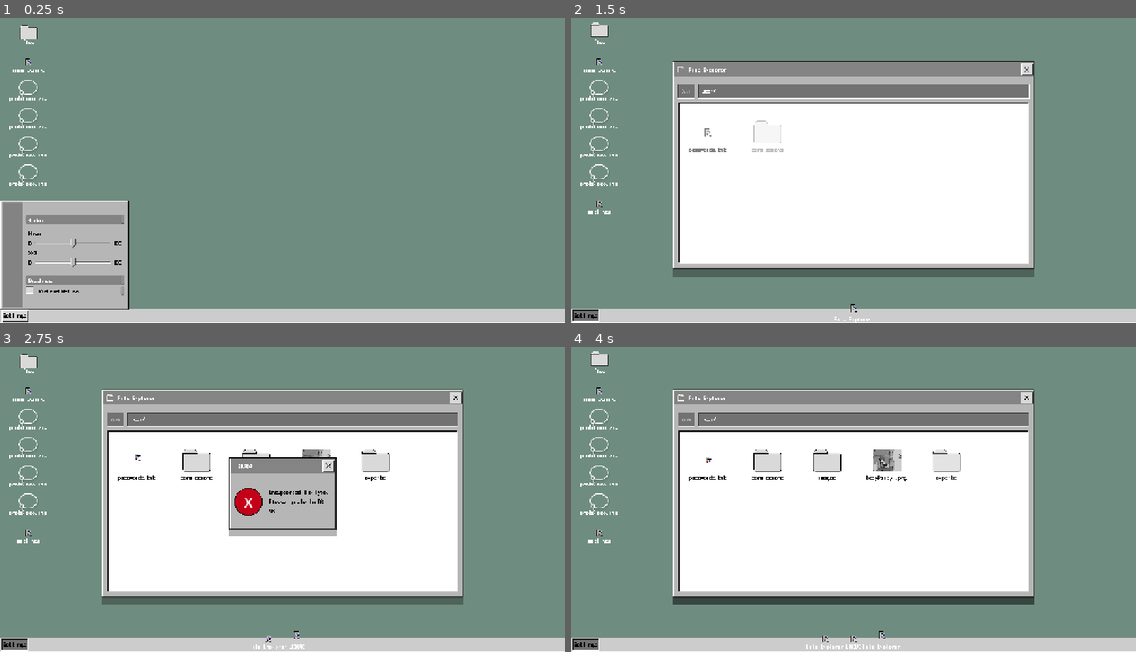
Above: before the commit, frames 1-4 (two rows, left to right).
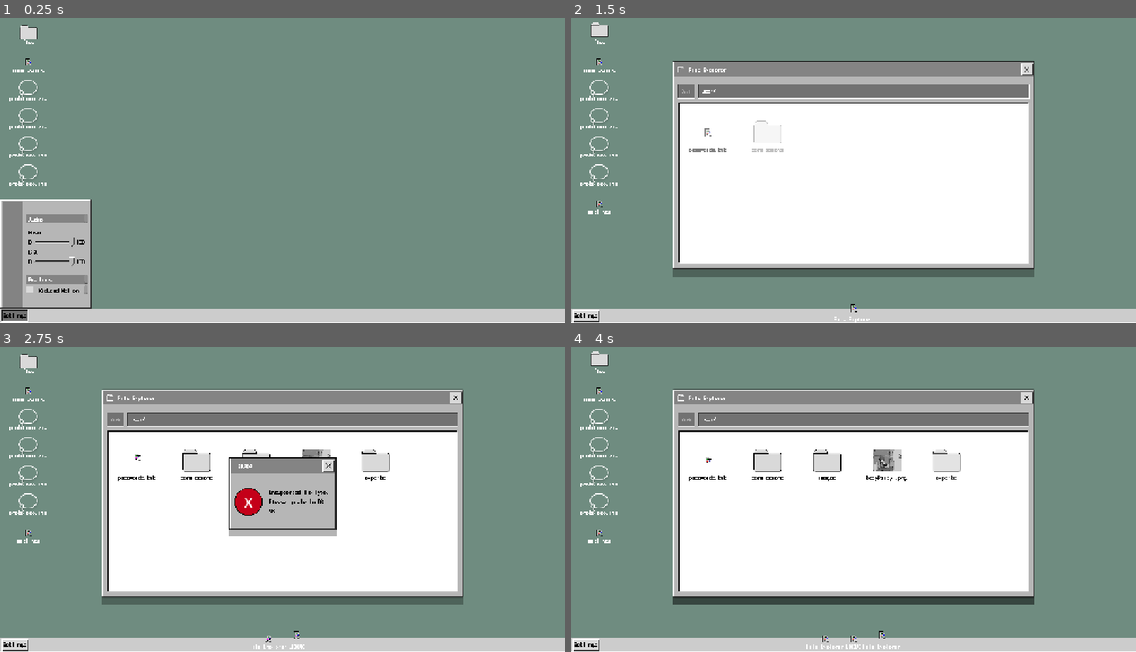
Above: after the commit, the same moments.

Repository: MunnChai/GMTKGameJam2025
Game: Godot game, scene res://game.tscn
Two runs of this game, one before a commit and one after it. Both use one fixed random seed, a clock stepped at 60 frames per second and the inputs below.
Inputs (mouse positions are in pixels of both pictures, inside the frame that each line leads up to):
- Up to frame 1 (0.25 s): no input
- Up to frame 2 (1.5 s): click "Settings" at 0.5 s; click (599, 33) at 1.27 s
- Up to frame 3 (2.75 s): click "passwords.txt" at 2 s
- Up to frame 4 (4 s): click "commissions" at 2.75 s; click (599, 362) at 3.52 s

The runs differ from the first frame. In frame 1, 3.0% of the frame differs, in the area x 0-23%, y 59-100%; in frame 2, 0.2%; in frame 3, 0.2%; in frame 4, 0.2%.

Commit message:
Make settings actually work

Diff:
--- a/game/gmtkgamejam2025/common/game_settings.gd
+++ b/game/gmtkgamejam2025/common/game_settings.gd
@@ -18,16 +18,16 @@
 ## Set setting
 ## Default to "default" category...
 static func set_setting(key: String, value: Variant, section: String = DEFAULT_CATEGORY_NAME) -> void:
-	var settings: Dictionary[String, Variant] = settings_categories.get(section, {})
+	var settings: Dictionary = settings_categories.get(section, {})
 	settings.set(key, value)
-	settings_categories.set(key, value)
+	settings_categories.set(section, settings)
 
 ## Get setting
 ## Returns default if section or key doesn't exist
-static func get_setting(key: String, value: Variant, default: Variant = null, section: String = DEFAULT_CATEGORY_NAME) -> Variant:
+static func get_setting(key: String, default: Variant = null, section: String = DEFAULT_CATEGORY_NAME) -> Variant:
 	if settings_categories.has(section):
 		if settings_categories[section].has(key):
-			return settings_categories.get(key, default)
+			return settings_categories[section].get(key, default)
 	return default
 
 ## Save EVERYTHING in settings_categories to config file
@@ -36,7 +36,7 @@
 
 	## Save each category...
 	for category: String in settings_categories.keys():
-		var settings: Dictionary[String, Variant] = settings_categories[category]
+		var settings: Dictionary = settings_categories[category]
 		for key: String in settings:
 			config.set_value(category, key, settings[key])
 
@@ -61,7 +61,7 @@
 			settings_categories.set(section, {})
 
 		## Get reference to that section
-		var settings: Dictionary[String, Variant] = settings_categories[section]
+		var settings: Dictionary = settings_categories[section]
 
 		## Load key-values into there...
 		for key: String in config.get_section_keys(section):
--- a/game/gmtkgamejam2025/desktop/task_bar/settings/settings_panel.gd
+++ b/game/gmtkgamejam2025/desktop/task_bar/settings/settings_panel.gd
@@ -5,16 +5,43 @@
 @onready var sound_slider: HSlider = %SoundSlider
 @onready var reduced_motion_box: CheckBox = %ReducedMotionBox
 
+const MUSIC_BUS := &"Music"
+const SFX_BUS := &"SFX"
+
+var ready_done := false
+
 func _ready() -> void:
 	music_slider.value_changed.connect(_on_music_value_changed)
 	sound_slider.value_changed.connect(_on_sound_value_changed)
 	reduced_motion_box.toggled.connect(_on_motion_box_checked)
 
+	GameSettings.load_from_config()
+	music_slider.value = GameSettings.get_setting("music_volume", 1.0, "audio")
+	sound_slider.value = GameSettings.get_setting("sound_volume", 1.0, "audio")
+	reduced_motion_box.button_pressed = GameSettings.get_setting("reduced_motion", false, "graphics")
+
+	ready_done = true
+
 func _on_music_value_changed(value: float) -> void:
-	pass
+	GameSettings.set_setting("music_volume", value, "audio")
+	GameSettings.save_to_config()
+
+	var bus_index = AudioServer.get_bus_index(MUSIC_BUS)
+	AudioServer.set_bus_volume_db(bus_index, linear_to_db(value))
+
+	if ready_done:
+		pass ## Play click sfx
 
 func _on_sound_value_changed(value: float) -> void:
-	pass
+	GameSettings.set_setting("sound_volume", value, "audio")
+	GameSettings.save_to_config()
+
+	var bus_index = AudioServer.get_bus_index(SFX_BUS)
+	AudioServer.set_bus_volume_db(bus_index, linear_to_db(value))
+
+	if ready_done:
+		pass ## Play click sfx, juice
 
 func _on_motion_box_checked(is_toggled: bool) -> void:
-	pass
+	GameSettings.set_setting("reduced_motion", is_toggled, "graphics")
+	GameSettings.save_to_config()
--- a/game/gmtkgamejam2025/desktop/task_bar/task_bar.tscn
+++ b/game/gmtkgamejam2025/desktop/task_bar/task_bar.tscn
@@ -16,6 +16,8 @@
 
 [sub_resource type="StyleBoxEmpty" id="StyleBoxEmpty_e36ol"]
 
+[sub_resource type="StyleBoxEmpty" id="StyleBoxEmpty_wkn24"]
+
 [sub_resource type="AtlasTexture" id="AtlasTexture_l2703"]
 atlas = ExtResource("8_ihqlt")
 region = Rect2(0, 0, 13, 22)
@@ -28,6 +30,16 @@
 content_margin_bottom = 2.0
 texture = ExtResource("9_lkoye")
 
+[sub_resource type="StyleBoxEmpty" id="StyleBoxEmpty_2nwwg"]
+
+[sub_resource type="StyleBoxEmpty" id="StyleBoxEmpty_1xlmu"]
+
+[sub_resource type="StyleBoxEmpty" id="StyleBoxEmpty_h0rgq"]
+
+[sub_resource type="StyleBoxEmpty" id="StyleBoxEmpty_gw0l0"]
+
+[sub_resource type="StyleBoxEmpty" id="StyleBoxEmpty_hrdv3"]
+
 [sub_resource type="StyleBoxEmpty" id="StyleBoxEmpty_gsjrs"]
 
 [sub_resource type="StyleBoxEmpty" id="StyleBoxEmpty_okagq"]
@@ -54,6 +66,251 @@
 layout_mode = 3
 anchors_preset = 0
 script = ExtResource("1_jxr6l")
+
+[node name="SettingsPivot" type="Control" parent="."]
+anchors_preset = 0
+offset_left = -640.0
+offset_top = -32.0
+offset_right = -640.0
+offset_bottom = -32.0
+
+[node name="SettingsPanel" type="PanelContainer" parent="SettingsPivot"]
+unique_name_in_owner = true
+layout_mode = 1
+anchors_preset = 7
+anchor_left = 0.5
+anchor_top = 1.0
+anchor_right = 0.5
+anchor_bottom = 1.0
+offset_top = -245.0
+offset_right = 208.0
+grow_horizontal = 2
+grow_vertical = 0
+theme_override_styles/panel = SubResource("StyleBoxEmpty_e36ol")
+script = ExtResource("7_okagq")
+
+[node name="NinePatchRect" type="NinePatchRect" parent="SettingsPivot/SettingsPanel"]
+layout_mode = 2
+texture = ExtResource("6_j88fw")
+patch_margin_left = 4
+patch_margin_top = 4
+patch_margin_right = 4
+patch_margin_bottom = 4
+
+[node name="HBoxContainer" type="HBoxContainer" parent="SettingsPivot/SettingsPanel"]
+layout_mode = 2
+theme_override_constants/separation = 0
+
+[node name="MarginContainer2" type="MarginContainer" parent="SettingsPivot/SettingsPanel/HBoxContainer"]
+custom_minimum_size = Vector2(50, 0)
+layout_mode = 2
+theme_override_constants/margin_left = 4
+theme_override_constants/margin_top = 4
+theme_override_constants/margin_right = 0
+theme_override_constants/margin_bottom = 5
+
+[node name="NinePatchRect" type="NinePatchRect" parent="SettingsPivot/SettingsPanel/HBoxContainer/MarginContainer2"]
+layout_mode = 2
+texture = ExtResource("7_e36ol")
+region_rect = Rect2(0, 0, 53, 53)
+patch_margin_left = 4
+patch_margin_top = 4
+patch_margin_right = 4
+patch_margin_bottom = 4
+
+[node name="MarginContainer" type="MarginContainer" parent="SettingsPivot/SettingsPanel/HBoxContainer"]
+layout_mode = 2
+size_flags_horizontal = 3
+theme_override_constants/margin_left = 8
+theme_override_constants/margin_top = 10
+theme_override_constants/margin_right = 10
+theme_override_constants/margin_bottom = 10
+
+[node name="VBoxContainer" type="VBoxContainer" parent="SettingsPivot/SettingsPanel/HBoxContainer/MarginContainer"]
+layout_mode = 2
+alignment = 2
+
+[node name="Control" type="Control" parent="SettingsPivot/SettingsPanel/HBoxContainer/MarginContainer/VBoxContainer"]
+custom_minimum_size = Vector2(0, 20)
+layout_mode = 2
+
+[node name="PanelContainer" type="PanelContainer" parent="SettingsPivot/SettingsPanel/HBoxContainer/MarginContainer/VBoxContainer"]
+custom_minimum_size = Vector2(0, 20)
+layout_mode = 2
+theme_override_styles/panel = SubResource("StyleBoxEmpty_wkn24")
+
+[node name="NinePatchRect" type="NinePatchRect" parent="SettingsPivot/SettingsPanel/HBoxContainer/MarginContainer/VBoxContainer/PanelContainer"]
+layout_mode = 2
+texture = ExtResource("7_e36ol")
+
+[node name="RichTextLabel" type="RichTextLabel" parent="SettingsPivot/SettingsPanel/HBoxContainer/MarginContainer/VBoxContainer/PanelContainer"]
+layout_mode = 2
+theme = ExtResource("5_e36ol")
+text = " Audio"
+vertical_alignment = 1
+
+[node name="MarginContainer" type="MarginContainer" parent="SettingsPivot/SettingsPanel/HBoxContainer/MarginContainer/VBoxContainer"]
+layout_mode = 2
+theme_override_constants/margin_left = 6
+theme_override_constants/margin_top = 6
+theme_override_constants/margin_right = 6
+theme_override_constants/margin_bottom = 6
+
+[node name="VBoxContainer" type="VBoxContainer" parent="SettingsPivot/SettingsPanel/HBoxContainer/MarginContainer/VBoxContainer/MarginContainer"]
+layout_mode = 2
+theme_override_constants/separation = 0
+
+[node name="RichTextLabel" type="RichTextLabel" parent="SettingsPivot/SettingsPanel/HBoxContainer/MarginContainer/VBoxContainer/MarginContainer/VBoxContainer"]
+layout_mode = 2
+theme = ExtResource("5_e36ol")
+theme_override_colors/default_color = Color(0, 0, 0, 1)
+text = "Music"
+fit_content = true
+
+[node name="HBoxContainer" type="HBoxContainer" parent="SettingsPivot/SettingsPanel/HBoxContainer/MarginContainer/VBoxContainer/MarginContainer/VBoxContainer"]
+layout_mode = 2
+
+[node name="RichTextLabel2" type="RichTextLabel" parent="SettingsPivot/SettingsPanel/HBoxContainer/MarginContainer/VBoxContainer/MarginContainer/VBoxContainer/HBoxContainer"]
+custom_minimum_size = Vector2(10, 0)
+layout_mode = 2
+size_flags_horizontal = 0
+theme = ExtResource("5_e36ol")
+theme_override_colors/default_color = Color(0, 0, 0, 1)
+text = "0"
+fit_content = true
+vertical_alignment = 1
+
+[node name="MusicSlider" type="HSlider" parent="SettingsPivot/SettingsPanel/HBoxContainer/MarginContainer/VBoxContainer/MarginContainer/VBoxContainer/HBoxContainer"]
+unique_name_in_owner = true
+custom_minimum_size = Vector2(90, 0)
+layout_mode = 2
+size_flags_horizontal = 3
+mouse_default_cursor_shape = 2
+theme_override_icons/grabber = SubResource("AtlasTexture_l2703")
+theme_override_icons/grabber_highlight = ExtResource("8_ihqlt")
+theme_override_icons/grabber_disabled = ExtResource("8_ihqlt")
+theme_override_styles/slider = SubResource("StyleBoxTexture_rs76a")
+theme_override_styles/grabber_area = SubResource("StyleBoxEmpty_2nwwg")
+theme_override_styles/grabber_area_highlight = SubResource("StyleBoxEmpty_1xlmu")
+max_value = 1.0
+step = 0.1
+value = 0.5
+
+[node name="RichTextLabel3" type="RichTextLabel" parent="SettingsPivot/SettingsPanel/HBoxContainer/MarginContainer/VBoxContainer/MarginContainer/VBoxContainer/HBoxContainer"]
+custom_minimum_size = Vector2(20, 0)
+layout_mode = 2
+size_flags_horizontal = 0
+theme = ExtResource("5_e36ol")
+theme_override_colors/default_color = Color(0, 0, 0, 1)
+text = "100"
+fit_content = true
+horizontal_alignment = 2
+vertical_alignment = 1
+
+[node name="RichTextLabel2" type="RichTextLabel" parent="SettingsPivot/SettingsPanel/HBoxContainer/MarginContainer/VBoxContainer/MarginContainer/VBoxContainer"]
+layout_mode = 2
+theme = ExtResource("5_e36ol")
+theme_override_colors/default_color = Color(0, 0, 0, 1)
+text = "SFX"
+fit_content = true
+
+[node name="HBoxContainer2" type="HBoxContainer" parent="SettingsPivot/SettingsPanel/HBoxContainer/MarginContainer/VBoxContainer/MarginContainer/VBoxContainer"]
+layout_mode = 2
+
+[node name="RichTextLabel2" type="RichTextLabel" parent="SettingsPivot/SettingsPanel/HBoxContainer/MarginContainer/VBoxContainer/MarginContainer/VBoxContainer/HBoxContainer2"]
+custom_minimum_size = Vector2(10, 0)
+layout_mode = 2
+size_flags_horizontal = 0
+theme = ExtResource("5_e36ol")
+theme_override_colors/default_color = Color(0, 0, 0, 1)
+text = "0"
+fit_content = true
+vertical_alignment = 1
+
+[node name="SoundSlider" type="HSlider" parent="SettingsPivot/SettingsPanel/HBoxContainer/MarginContainer/VBoxContainer/MarginContainer/VBoxContainer/HBoxContainer2"]
+unique_name_in_owner = true
+custom_minimum_size = Vector2(90, 0)
+layout_mode = 2
+size_flags_horizontal = 3
+mouse_default_cursor_shape = 2
+theme_override_icons/grabber = SubResource("AtlasTexture_l2703")
+theme_override_icons/grabber_highlight = ExtResource("8_ihqlt")
+theme_override_icons/grabber_disabled = ExtResource("8_ihqlt")
+theme_override_styles/slider = SubResource("StyleBoxTexture_rs76a")
+theme_override_styles/grabber_area = SubResource("StyleBoxEmpty_h0rgq")
+theme_override_styles/grabber_area_highlight = SubResource("StyleBoxEmpty_gw0l0")
+max_value = 1.0
+step = 0.1
+value = 0.5
+
+[node name="RichTextLabel3" type="RichTextLabel" parent="SettingsPivot/SettingsPanel/HBoxContainer/MarginContainer/VBoxContainer/MarginContainer/VBoxContainer/HBoxContainer2"]
+custom_minimum_size = Vector2(20, 0)
+layout_mode = 2
+size_flags_horizontal = 0
+theme = ExtResource("5_e36ol")
+theme_override_colors/default_color = Color(0, 0, 0, 1)
+text = "100"
+fit_content = true
+horizontal_alignment = 2
+vertical_alignment = 1
+
+[node name="Control2" type="Control" parent="SettingsPivot/SettingsPanel/HBoxContainer/MarginContainer/VBoxContainer"]
+custom_minimum_size = Vector2(0, 5)
+layout_mode = 2
+
+[node name="PanelContainer2" type="PanelContainer" parent="SettingsPivot/SettingsPanel/HBoxContainer/MarginContainer/VBoxContainer"]
+custom_minimum_size = Vector2(0, 20)
+layout_mode = 2
+theme_override_styles/panel = SubResource("StyleBoxEmpty_hrdv3")
+
+[node name="NinePatchRect" type="NinePatchRect" parent="SettingsPivot/SettingsPanel/HBoxContainer/MarginContainer/VBoxContainer/PanelContainer2"]
+layout_mode = 2
+texture = ExtResource("7_e36ol")
+
+[node name="RichTextLabel" type="RichTextLabel" parent="SettingsPivot/SettingsPanel/HBoxContainer/MarginContainer/VBoxContainer/PanelContainer2"]
+layout_mode = 2
+theme = ExtResource("5_e36ol")
+text = " Graphics"
+vertical_alignment = 1
+
+[node name="MarginContainer2" type="MarginContainer" parent="SettingsPivot/SettingsPanel/HBoxContainer/MarginContainer/VBoxContainer"]
+layout_mode = 2
+
+[node name="HBoxContainer" type="HBoxContainer" parent="SettingsPivot/SettingsPanel/HBoxContainer/MarginContainer/VBoxContainer/MarginContainer2"]
+layout_mode = 2
+
+[node name="ReducedMotionBox" type="CheckBox" parent="SettingsPivot/SettingsPanel/HBoxContainer/MarginContainer/VBoxContainer/MarginContainer2/HBoxContainer"]
+unique_name_in_owner = true
+custom_minimum_size = Vector2(25, 20)
+layout_mode = 2
+size_flags_horizontal = 0
+size_flags_vertical = 0
+mouse_default_cursor_shape = 2
+theme_override_styles/focus = SubResource("StyleBoxEmpty_gsjrs")
+theme_override_styles/disabled_mirrored = SubResource("StyleBoxEmpty_okagq")
+theme_override_styles/disabled = SubResource("StyleBoxEmpty_s3o61")
+theme_override_styles/hover_pressed_mirrored = SubResource("StyleBoxEmpty_v7534")
+theme_override_styles/hover_pressed = SubResource("StyleBoxEmpty_oh1e8")
+theme_override_styles/hover_mirrored = SubResource("StyleBoxEmpty_6x3ky")
+theme_override_styles/hover = SubResource("StyleBoxEmpty_71anq")
+theme_override_styles/pressed_mirrored = SubResource("StyleBoxEmpty_6keot")
+theme_override_styles/pressed = SubResource("StyleBoxEmpty_60kok")
+theme_override_styles/normal_mirrored = SubResource("StyleBoxEmpty_lgjit")
+theme_override_styles/normal = SubResource("StyleBoxEmpty_p55qj")
+theme_override_icons/checked = ExtResource("10_l2703")
+theme_override_icons/unchecked = ExtResource("11_rs76a")
+icon_alignment = 1
+
+[node name="RichTextLabel" type="RichTextLabel" parent="SettingsPivot/SettingsPanel/HBoxContainer/MarginContainer/VBoxContainer/MarginContainer2/HBoxContainer"]
+layout_mode = 2
+size_flags_horizontal = 3
+theme = ExtResource("5_e36ol")
+theme_override_colors/default_color = Color(0, 0, 0, 1)
+text = "Reduced Motion"
+
+[node name="Control3" type="Control" parent="SettingsPivot/SettingsPanel/HBoxContainer/MarginContainer/VBoxContainer"]
+custom_minimum_size = Vector2(0, 20)
+layout_mode = 2
 
 [node name="TaskBarTexture" type="TextureRect" parent="."]
 layout_mode = 1
@@ -78,8 +335,8 @@
 offset_right = -577.0
 offset_bottom = -3.0
 toggle_mode = true
-texture_normal = ExtResource("3_e7cxb")
-texture_pressed = ExtResource("4_j88fw")
+texture_normal = ExtResource("4_j88fw")
+texture_pressed = ExtResource("3_e7cxb")
 stretch_mode = 0
 script = ExtResource("5_gsjrs")
 
@@ -94,223 +351,3 @@
 text = "Settings"
 horizontal_alignment = 1
 vertical_alignment = 1
-
-[node name="SettingsPanel" type="PanelContainer" parent="SettingsButton"]
-unique_name_in_owner = true
-layout_mode = 0
-offset_left = -2.0
-offset_top = -248.0
-offset_right = 289.0
-offset_bottom = -3.0
-theme_override_styles/panel = SubResource("StyleBoxEmpty_e36ol")
-script = ExtResource("7_okagq")
-
-[node name="NinePatchRect" type="NinePatchRect" parent="SettingsButton/SettingsPanel"]
-layout_mode = 2
-texture = ExtResource("6_j88fw")
-patch_margin_left = 4
-patch_margin_top = 4
-patch_margin_right = 4
-patch_margin_bottom = 4
-
-[node name="HBoxContainer" type="HBoxContainer" parent="SettingsButton/SettingsPanel"]
-layout_mode = 2
-theme_override_constants/separation = 0
-
-[node name="MarginContainer2" type="MarginContainer" parent="SettingsButton/SettingsPanel/HBoxContainer"]
-custom_minimum_size = Vector2(50, 0)
-layout_mode = 2
-theme_override_constants/margin_left = 4
-theme_override_constants/margin_top = 4
-theme_override_constants/margin_right = 0
-theme_override_constants/margin_bottom = 5
-
-[node name="NinePatchRect" type="NinePatchRect" parent="SettingsButton/SettingsPanel/HBoxContainer/MarginContainer2"]
-layout_mode = 2
-texture = ExtResource("7_e36ol")
-region_rect = Rect2(0, 0, 53, 53)
-patch_margin_left = 4
-patch_margin_top = 4
-patch_margin_right = 4
-patch_margin_bottom = 4
-
-[node name="MarginContainer" type="MarginContainer" parent="SettingsButton/SettingsPanel/HBoxContainer"]
-layout_mode = 2
-size_flags_horizontal = 3
-theme_override_constants/margin_left = 8
-theme_override_constants/margin_top = 10
-theme_override_constants/margin_right = 10
-theme_override_constants/margin_bottom = 10
-
-[node name="VBoxContainer" type="VBoxContainer" parent="SettingsButton/SettingsPanel/HBoxContainer/MarginContainer"]
-layout_mode = 2
-alignment = 2
-
-[node name="Control" type="Control" parent="SettingsButton/SettingsPanel/HBoxContainer/MarginContainer/VBoxContainer"]
-custom_minimum_size = Vector2(0, 20)
-layout_mode = 2
-
-[node name="PanelContainer" type="PanelContainer" parent="SettingsButton/SettingsPanel/HBoxContainer/MarginContainer/VBoxContainer"]
-custom_minimum_size = Vector2(0, 20)
-layout_mode = 2
-
-[node name="NinePatchRect" type="NinePatchRect" parent="SettingsButton/SettingsPanel/HBoxContainer/MarginContainer/VBoxContainer/PanelContainer"]
-layout_mode = 2
-texture = ExtResource("7_e36ol")
-
-[node name="RichTextLabel" type="RichTextLabel" parent="SettingsButton/SettingsPanel/HBoxContainer/MarginContainer/VBoxContainer/PanelContainer"]
-layout_mode = 2
-theme = ExtResource("5_e36ol")
-text = " Audio"
-vertical_alignment = 1
-
-[node name="MarginContainer" type="MarginContainer" parent="SettingsButton/SettingsPanel/HBoxContainer/MarginContainer/VBoxContainer"]
-layout_mode = 2
-theme_override_constants/margin_left = 6
-theme_override_constants/margin_top = 6
-theme_override_constants/margin_right = 6
-theme_override_constants/margin_bottom = 6
-
-[node name="VBoxContainer" type="VBoxContainer" parent="SettingsButton/SettingsPanel/HBoxContainer/MarginContainer/VBoxContainer/MarginContainer"]
-layout_mode = 2
-theme_override_constants/separation = 0
-
-[node name="RichTextLabel" type="RichTextLabel" parent="SettingsButton/SettingsPanel/HBoxContainer/MarginContainer/VBoxContainer/MarginContainer/VBoxContainer"]
-layout_mode = 2
-theme = ExtResource("5_e36ol")
-theme_override_colors/default_color = Color(0, 0, 0, 1)
-text = "Music"
-fit_content = true
-
-[node name="HBoxContainer" type="HBoxContainer" parent="SettingsButton/SettingsPanel/HBoxContainer/MarginContainer/VBoxContainer/MarginContainer/VBoxContainer"]
-layout_mode = 2
-
-[node name="RichTextLabel2" type="RichTextLabel" parent="SettingsButton/SettingsPanel/HBoxContainer/MarginContainer/VBoxContainer/MarginContainer/VBoxContainer/HBoxContainer"]
-custom_minimum_size = Vector2(10, 0)
-layout_mode = 2
-size_flags_horizontal = 0
-theme = ExtResource("5_e36ol")
-theme_override_colors/default_color = Color(0, 0, 0, 1)
-text = "0"
-fit_content = true
-vertical_alignment = 1
-
-[node name="MusicSlider" type="HSlider" parent="SettingsButton/SettingsPanel/HBoxContainer/MarginContainer/VBoxContainer/MarginContainer/VBoxContainer/HBoxContainer"]
-unique_name_in_owner = true
-custom_minimum_size = Vector2(90, 0)
-layout_mode = 2
-size_flags_horizontal = 3
-theme_override_icons/grabber = SubResource("AtlasTexture_l2703")
-theme_override_icons/grabber_highlight = ExtResource("8_ihqlt")
-theme_override_icons/grabber_disabled = ExtResource("8_ihqlt")
-theme_override_styles/slider = SubResource("StyleBoxTexture_rs76a")
-value = 50.0
-
-[node name="RichTextLabel3" type="RichTextLabel" parent="SettingsButton/SettingsPanel/HBoxContainer/MarginContainer/VBoxContainer/MarginContainer/VBoxContainer/HBoxContainer"]
-custom_minimum_size = Vector2(20, 0)
-layout_mode = 2
-size_flags_horizontal = 0
-theme = ExtResource("5_e36ol")
-theme_override_colors/default_color = Color(0, 0, 0, 1)
-text = "100"
-fit_content = true
-horizontal_alignment = 2
-vertical_alignment = 1
-
-[node name="RichTextLabel2" type="RichTextLabel" parent="SettingsButton/SettingsPanel/HBoxContainer/MarginContainer/VBoxContainer/MarginContainer/VBoxContainer"]
-layout_mode = 2
-theme = ExtResource("5_e36ol")
-theme_override_colors/default_color = Color(0, 0, 0, 1)
-text = "SFX"
-fit_content = true
-
-[node name="HBoxContainer2" type="HBoxContainer" parent="SettingsButton/SettingsPanel/HBoxContainer/MarginContainer/VBoxContainer/MarginContainer/VBoxContainer"]
-layout_mode = 2
-
-[node name="RichTextLabel2" type="RichTextLabel" parent="SettingsButton/SettingsPanel/HBoxContainer/MarginContainer/VBoxContainer/MarginContainer/VBoxContainer/HBoxContainer2"]
-custom_minimum_size = Vector2(10, 0)
-layout_mode = 2
-size_flags_horizontal = 0
-theme = ExtResource("5_e36ol")
-theme_override_colors/default_color = Color(0, 0, 0, 1)
-text = "0"
-fit_content = true
-vertical_alignment = 1
-
-[node name="SoundSlider" type="HSlider" parent="SettingsButton/SettingsPanel/HBoxContainer/MarginContainer/VBoxContainer/MarginContainer/VBoxContainer/HBoxContainer2"]
-unique_name_in_owner = true
-custom_minimum_size = Vector2(90, 0)
-layout_mode = 2
-size_flags_horizontal = 3
-theme_override_icons/grabber = SubResource("AtlasTexture_l2703")
-theme_override_icons/grabber_highlight = ExtResource("8_ihqlt")
-theme_override_icons/grabber_disabled = ExtResource("8_ihqlt")
-theme_override_styles/slider = SubResource("StyleBoxTexture_rs76a")
-value = 50.0
-
-[node name="RichTextLabel3" type="RichTextLabel" parent="SettingsButton/SettingsPanel/HBoxContainer/MarginContainer/VBoxContainer/MarginContainer/VBoxContainer/HBoxContainer2"]
-custom_minimum_size = Vector2(20, 0)
-layout_mode = 2
-size_flags_horizontal = 0
-theme = ExtResource("5_e36ol")
-theme_override_colors/default_color = Color(0, 0, 0, 1)
-text = "100"
-fit_content = true
-horizontal_alignment = 2
-vertical_alignment = 1
-
-[node name="Control2" type="Control" parent="SettingsButton/SettingsPanel/HBoxContainer/MarginContainer/VBoxContainer"]
-custom_minimum_size = Vector2(0, 5)
-layout_mode = 2
-
-[node name="PanelContainer2" type="PanelContainer" parent="SettingsButton/SettingsPanel/HBoxContainer/MarginContainer/VBoxContainer"]
-custom_minimum_size = Vector2(0, 20)
-layout_mode = 2
-
-[node name="NinePatchRect" type="NinePatchRect" parent="SettingsButton/SettingsPanel/HBoxContainer/MarginContainer/VBoxContainer/PanelContainer2"]
-layout_mode = 2
-texture = ExtResource("7_e36ol")
-
-[node name="RichTextLabel" type="RichTextLabel" parent="SettingsButton/SettingsPanel/HBoxContainer/MarginContainer/VBoxContainer/PanelContainer2"]
-layout_mode = 2
-theme = ExtResource("5_e36ol")
-text = " Graphics"
-vertical_alignment = 1
-
-[node name="MarginContainer2" type="MarginContainer" parent="SettingsButton/SettingsPanel/HBoxContainer/MarginContainer/VBoxContainer"]
-layout_mode = 2
-
-[node name="HBoxContainer" type="HBoxContainer" parent="SettingsButton/SettingsPanel/HBoxContainer/MarginContainer/VBoxContainer/MarginContainer2"]
-layout_mode = 2
-
-[node name="ReducedMotionBox" type="CheckBox" parent="SettingsButton/SettingsPanel/HBoxContainer/MarginContainer/VBoxContainer/MarginContainer2/HBoxContainer"]
-unique_name_in_owner = true
-custom_minimum_size = Vector2(25, 20)
-layout_mode = 2
-size_flags_horizontal = 0
-size_flags_vertical = 0
-theme_override_styles/focus = SubResource("StyleBoxEmpty_gsjrs")
-theme_override_styles/disabled_mirrored = SubResource("StyleBoxEmpty_okagq")
-theme_override_styles/disabled = SubResource("StyleBoxEmpty_s3o61")
-theme_override_styles/hover_pressed_mirrored = SubResource("StyleBoxEmpty_v7534")
-theme_override_styles/hover_pressed = SubResource("StyleBoxEmpty_oh1e8")
-theme_override_styles/hover_mirrored = SubResource("StyleBoxEmpty_6x3ky")
-theme_override_styles/hover = SubResource("StyleBoxEmpty_71anq")
-theme_override_styles/pressed_mirrored = SubResource("StyleBoxEmpty_6keot")
-theme_override_styles/pressed = SubResource("StyleBoxEmpty_60kok")
-theme_override_styles/normal_mirrored = SubResource("StyleBoxEmpty_lgjit")
-theme_override_styles/normal = SubResource("StyleBoxEmpty_p55qj")
-theme_override_icons/checked = ExtResource("10_l2703")
-theme_override_icons/unchecked = ExtResource("11_rs76a")
-icon_alignment = 1
-
-[node name="RichTextLabel" type="RichTextLabel" parent="SettingsButton/SettingsPanel/HBoxContainer/MarginContainer/VBoxContainer/MarginContainer2/HBoxContainer"]
-layout_mode = 2
-size_flags_horizontal = 3
-theme = ExtResource("5_e36ol")
-theme_override_colors/default_color = Color(0, 0, 0, 1)
-text = "Reduced Motion"
-
-[node name="Control3" type="Control" parent="SettingsButton/SettingsPanel/HBoxContainer/MarginContainer/VBoxContainer"]
-custom_minimum_size = Vector2(0, 20)
-layout_mode = 2
--- a/game/gmtkgamejam2025/game.tscn
+++ b/game/gmtkgamejam2025/game.tscn
@@ -7,6 +7,7 @@
 
 [node name="Desktop" parent="." instance=ExtResource("1_80nbo")]
 
-[node name="ChillLofiTuneToPhotoloopAndRelaxTo" type="AudioStreamPlayer" parent="."]
+[node name="Music" type="AudioStreamPlayer" parent="."]
 stream = ExtResource("2_e2o6t")
 autoplay = true
+bus = &"Music"
Not shown: 1 places in game/gmtkgamejam2025/desktop/task_bar/task_bar.tscn that only renumber resources
